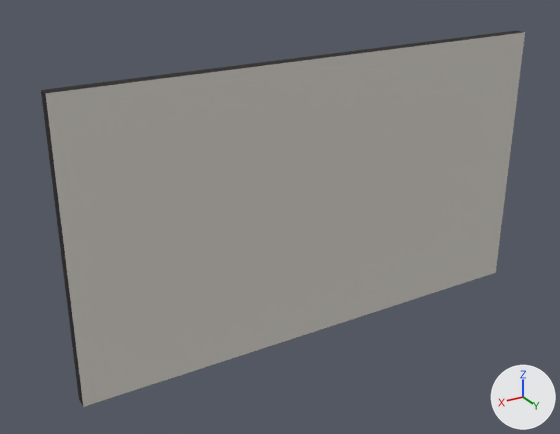
The glTF model public/ar/memory-board-landscape.glb: old version first, new version second.
Camera for both pictures: a camera (50 mm lens) standing at (0.752, 1.111, 0.544) and looking at (0.07, -0.025, -0.024). The axes (+X, +Y, +Z) are drawn at lower right. The lights are the same throughout. The first picture is the older version. Where no turn or scale is listed for an object, it has been applied to the vertices. Vertices at exactly the same position are counted once.

The older version as bpy lines, for what is in view:
```python
mat_frame = principled_material('Frame')
mat_frame.base_color = (0.0103, 0.00857, 0.007)  # black #1a1714
mat_frame.metallic = 0.02
mat_frame.roughness = 0.84
me_mesh_0 = bpy.data.meshes.new('Mesh_0')
me_mesh_0.from_pydata(...)  # 8 vertices, 12 faces; spans x -0.48..0.48, y -0.012..0.012, z -0.27..0.27
# faces by material slot: [8, 2, 2]
me_mesh_0.materials.append(mat_frame)  # black #1a1714
me_mesh_0.materials.append(mat_photo)  # white #ffffff
me_mesh_0.materials.append(mat_back)  # light grey #d8d4cc
ob_memoryboard = bpy.data.objects.new('MemoryBoard', me_mesh_0)
ob_memoryboard.location = (0.0, 0.0, 0.0)
```
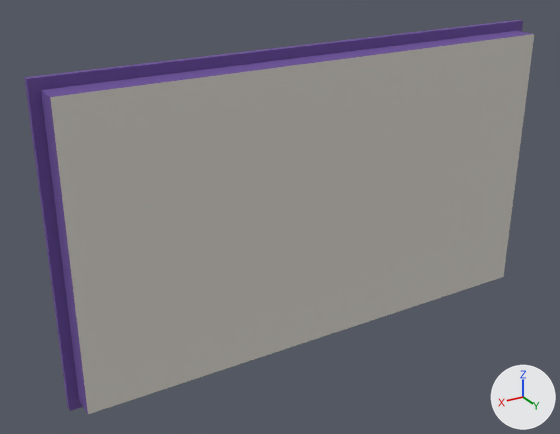
The newer file is also turned or shifted as a whole; pictures and numbers use the older file's frame.

The change in detail:
Material 'Frame' (mat_frame) changes colour from black #1a1714 to purple #6b4e9a; in linear values from (0.0103, 0.00857, 0.007) to (0.147, 0.0762, 0.323).
Material 'Frame.001' (mat_frame_001) is new.
Its base color is (0.147, 0.0762, 0.323) (purple #6b4e9a).
Its metallic is 0.04.
Its roughness is 0.78.
me_mesh_0 is used by ob_memoryboard; location (0.0, 0.0, 0.0).
me_mesh_0 had 8 vertices, 12 faces and spanned x -0.48..0.48, y -0.012..0.012, z -0.27..0.27.
me_mesh_0 now has 8 vertices, 12 faces and spans x -0.48..0.48, y -0.012..0.036, z -0.27..0.27.
me_mesh_0 part 1: the whole mesh is scaled about its middle by (1, 2, 1), then moved by (0.0, 0.012, 0.0).
Mesh me_mesh_1 is new.
It is a box spanning x -0.498..0.498, y -0.006..0.006, z -0.288..0.288.
It uses material mat_frame_001 (purple #6b4e9a).
Object 'FrameBorder' (ob_frameborder) is new; it shows me_mesh_1.
Its location is (0.0, -0.019, 0.0).

Location of each change, [x1, y1, x2, y2] in pixels of the pictures (560 x 434 px):
'MemoryBoard', recoloured, rescaled
    before: [41, 31, 525, 407]
    after: [41, 31, 534, 414]
'FrameBorder', added
    after: [24, 20, 523, 411]
